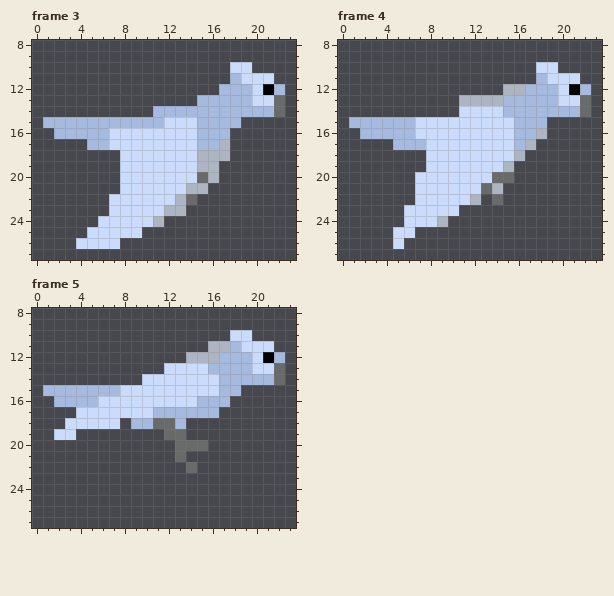
One commit to this pixel-art file: assets/images/scratch/owl.aseprite. Above, as it was before the edit.
24x28 pixels, 6 frames. Shown: frame 3: x 0..23, y 8..27; frame 4: x 0..23, y 8..27; frame 5: x 0..23, y 8..27.
The same view after the edit:
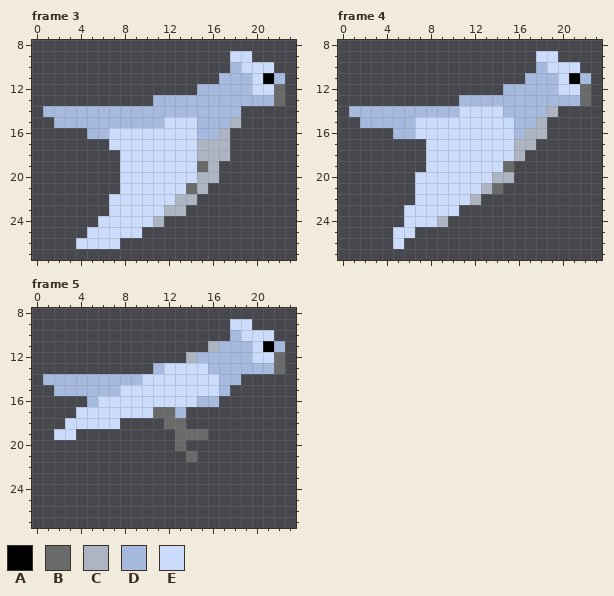
Palette (. is transparent): A #000000  B #696a6a  C #aeb5c2  D #a6b9de  E #cbdbfc
Diff:
--- frame 3, layer "Body"
@@ x 0..23 @@
  8 ........................
- 9 ........................
-10 ..................EE....
-11 ..................DEEE..
-12 .................DDDEAD.
-13 ...............DDDDDEEB.
-14 ...........DDDDDDDDDDDB.
-15 .DDDDDDDDDDDEEEDDDD.....
-16 ..DDDDDEEEEEEEEDDD......
-17 .....DDEEEEEEEEDDC......
+ 9 ..................EE....
+10 ..................DEEE..
+11 .................DDDEAD.
+12 ...............DDDDDEEB.
+13 ...........DDDDDDDDDDDB.
+14 .DDDDDDDDDDDDDDDDDD.....
+15 ..DDDDDDDDDDEEEDDDC.....
+16 .....DDEEEEEEEEDDC......
+17 .......EEEEEEEECCC......
 18 ........EEEEEEECCC......
-19 ........EEEEEEECC.......
-20 ........EEEEEEEBC.......
-21 ........EEEEEECC........
-22 .......EEEEEECB.........
+19 ........EEEEEEEBC.......
+20 ........EEEEEEECC.......
+21 ........EEEEEEBC........
+22 .......EEEEEECC.........
 23 .......EEEEECC..........
--- frame 4, layer "Body"
@@ x 0..23 @@
  8 ........................
- 9 ........................
-10 ..................EE....
-11 ..................DEEE..
-12 ...............CCDDDEAD.
-13 ...........CCCCDDDDDEEB.
-14 ...........EEEEDDDDDDDB.
-15 .DDDDDDEEEEEEEEEDDD.....
-16 ..DDDDDEEEEEEEEEDDC.....
-17 .....DDDEEEEEEEEDC......
+ 9 ..................EE....
+10 ..................DEEE..
+11 .................DDDEAD.
+12 ...............DDDDDEEB.
+13 ...........DDDDDDDDDDDB.
+14 .DDDDDDDDDDEEEEDDDDC....
+15 ..DDDDDEEEEEEEEEDDC.....
+16 .....DDEEEEEEEEEDCC.....
+17 ........EEEEEEEECC......
 18 ........EEEEEEEEC.......
-19 ........EEEEEEEC........
-20 .......EEEEEEEBB........
-21 .......EEEEEEBC.........
-22 .......EEEEEC.B.........
+19 ........EEEEEEEB........
+20 .......EEEEEEECC........
+21 .......EEEEEECB.........
+22 .......EEEEEC...........
 23 ......EEEEE.............
--- frame 5, layer "Body"
@@ x 0..23 @@
  8 ........................
- 9 ........................
-10 ..................EE....
-11 ................CCDEEE..
-12 ..............CCCDDDEAD.
-13 ............EEEEDDDDEEB.
-14 ..........EEEEEEEDDDDDB.
-15 .DDDDDDDEEEEEEEEEDD.....
-16 ..DDDDEEEEEEEEEDDD......
-17 ....EEEEEEEDDDDDD.......
-18 ...EEEEE.DDBBD..........
-19 ..EE........BB..........
-20 .............BBB........
-21 .............B..........
-22 ..............B.........
+ 9 ..................EE....
+10 ..................DEEE..
+11 ................CDDDEAD.
+12 ..............CDDDDDEEB.
+13 ...........DEEEEDDDDDDB.
+14 .DDDDDDDDDEEEEEEEDD.....
+15 ..DDDDDDEEEEEEEEED......
+16 .....DEEEEEEEEEDD.......
+17 ....EEEEEEEBBD..........
+18 ...EEEEE....BB..........
+19 ..EE.........BBB........
+20 .............B..........
+21 ..............B.........
+22 ........................
 23 ........................
Where, in picture pixels (left, top, right, bottom), the same in both pictures:
changed: (43, 51, 285, 205)
changed: (349, 51, 591, 205)
changed: (43, 319, 285, 473)
